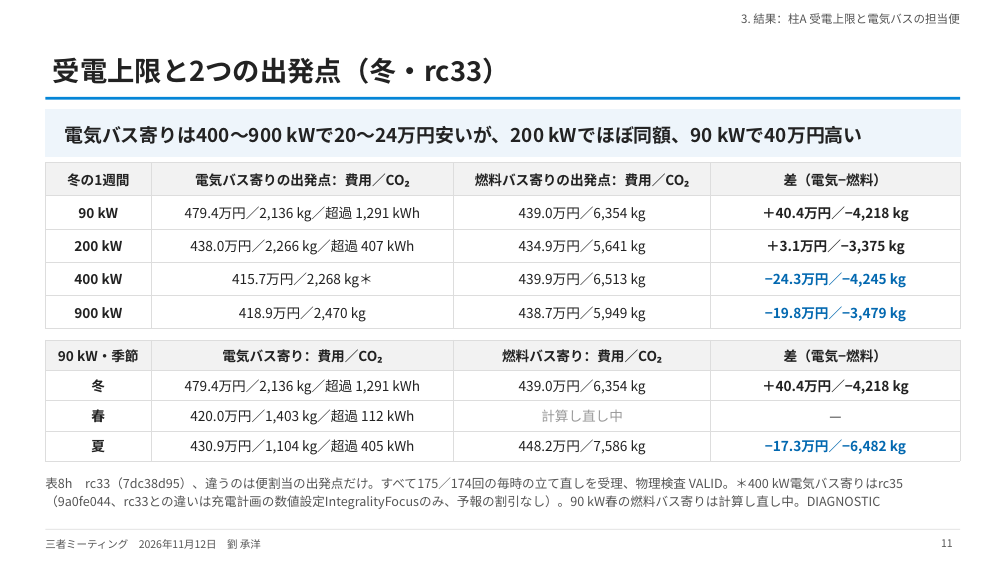
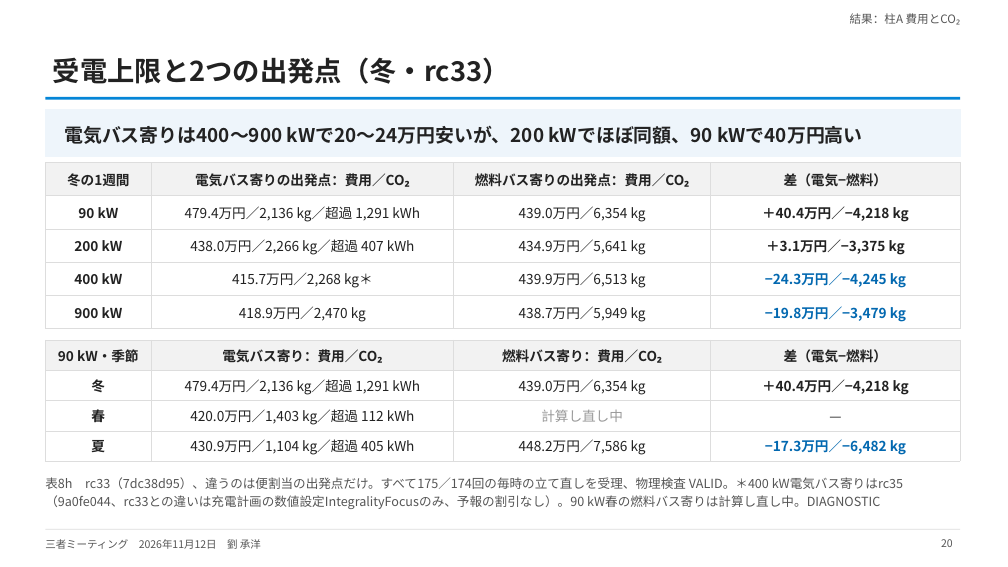
Before and after one commit to CYLIU2003/master-course, a slide deck: slide 20 of outcome/2026-11-12_three_party/three_party_20261112.pptx (slide 11 before the commit). Drawn at 1008x567 pixels with LibreOffice and Linux fonts; fonts in the diff are those of the drawing. Boxes give left, top, right and bottom in pixels: in the first picture for what was removed or moved away, otherwise in the second. Text is boxed around its words. In the diff, an @@ line names an element or a change of style, - is before the commit and + after.

```diff
--- a/outcome/2026-11-12_three_party/three_party_20261112.pptx
+++ b/outcome/2026-11-12_three_party/three_party_20261112.pptx
@@ text at <box>850,13,960,25</box>: text changed @@
-3. 結果：柱A 受電上限と電気バスの担当便
+結果：柱A 費用とCO₂
@@ page number at <box>941,539,953,547</box>: text changed @@
-11
+20
```
Also in this commit, not shown: 23 other slides changed, 1 other file.
